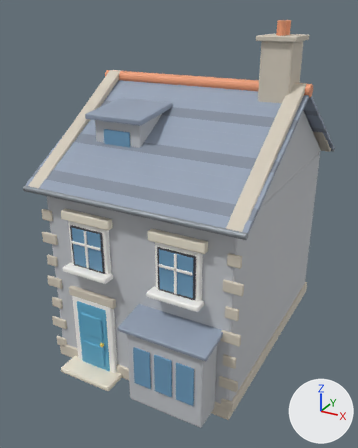
Before and after pictures for a commit that changed the FBX model unity/Assets/Resources/Bayview/cottage_c.fbx.
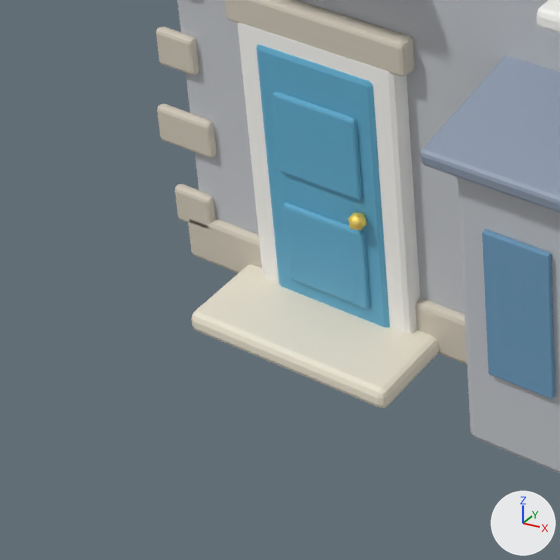
Each version appears first whole from a 50 mm lens placed at (6.24, -12.5, 9.6), pointed at (-0.28, -0.64, 3.67), and next in a close-up on the part from 4% to 43% of the width and 65% to 96% of the height. The axes (+X, +Y, +Z) are drawn at lower right. The lights are the same throughout. The older version's two pictures come first. Objects named as collision shapes, trigger or cutter boxes, shadow casters or lower levels of detail are left out. Where no turn or scale is listed for an object, it has been applied to the vertices.

The first close-up shows 'Visual'.
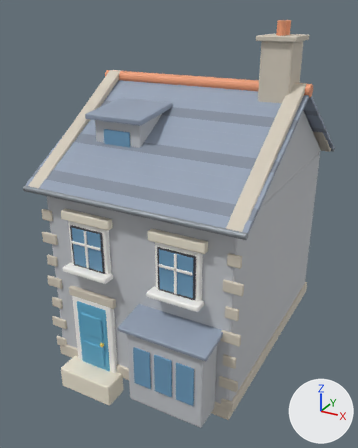
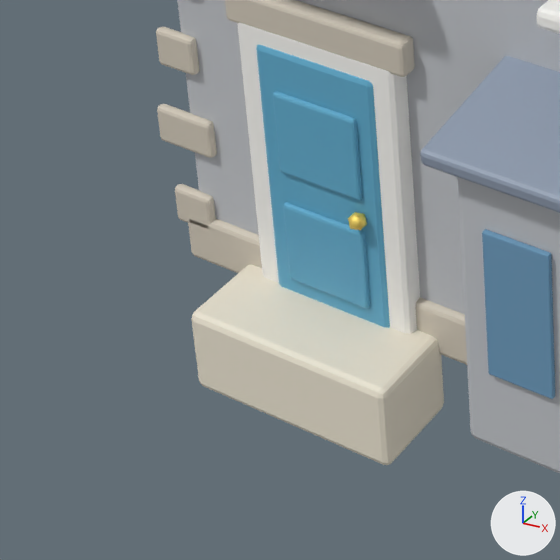
The change, as JSON lines over the scene's bpy script:
```json
{"block": "me_cube", "where": "# used by ob_visual; location = (0.0, 0.0, 2.65)"}
{"block": "me_cube", "where": "# verts and faces of me_cube; kept vertices keep their numbers, new ones are numbered from 5700"}
{"block": "me_cube", "where": "# before: 3472 (-2.15, -4.15, -2.65), 3473 (-2.15, -4.2, -2.6) at pixel (194, 328), 3474 (-2.2, -4.15, -2.6), 3475 (-2.15, -4.19, -2.64) at pixel (196, 330), 3476 (-2.18, -4.18, -2.63) at pixel (193, 328)"}
{"block": "me_cube", "where": "# before: 3477 (-2.19, -4.19, -2.6) at pixel (192, 325), 3478 (-2.19, -4.15, -2.64), 3486 (-2.15, -3.55, -2.65), 3487 (-2.2, -3.55, -2.6), 3488 (-2.15, -3.5, -2.6)"}
{"block": "me_cube", "where": "# before: 3489 (-2.19, -3.55, -2.64), 3490 (-2.18, -3.52, -2.63), 3491 (-2.19, -3.51, -2.6), 3492 (-2.15, -3.51, -2.64), 3500 (-0.55, -4.15, -2.65)"}
{"block": "me_cube", "where": "# before: 3501 (-0.5, -4.15, -2.6) at pixel (388, 403), 3502 (-0.55, -4.2, -2.6) at pixel (378, 405), 3503 (-0.51, -4.15, -2.64) at pixel (387, 406), 3504 (-0.52, -4.18, -2.63) at pixel (383, 408), 3505 (-0.51, -4.19, -2.6) at pixel (383, 405)"}
{"block": "me_cube", "where": "# before: 3506 (-0.55, -4.19, -2.64) at pixel (379, 407), 3514 (-0.55, -3.55, -2.65), 3515 (-0.55, -3.5, -2.6), 3516 (-0.5, -3.55, -2.6), 3517 (-0.55, -3.51, -2.64)"}
{"block": "me_cube", "where": "# before: 3518 (-0.52, -3.52, -2.63), 3519 (-0.51, -3.51, -2.6), 3520 (-0.51, -3.55, -2.64) at pixel (438, 353)"}
{"op": "remove", "block": "me_cube", "code": "me_cube.from_pydata(...)  # 5700 vertices, 5482 faces; spans x -3.08..3.08, y -4.45..4.2, z -2.69..6.64"}
{"op": "add", "block": "me_cube", "code": "me_cube.from_pydata(...)  # 5644 vertices, 5428 faces; spans x -3.08..3.08, y -4.45..3.91, z -3.15..6.64"}
{"block": "me_cube", "change": "me_cube part 1"}
{"op": "add", "block": "me_cube", "code": "for i in [*range(3472, 3479), *range(3486, 3493), *range(3500, 3507), *range(3514, 3521)]: verts[i] += (0.0, 0.0, -0.5)"}
{"block": "me_cube", "change": "other edits to the shape of me_cube do not show in these pictures"}
```

Location of each change, [x1, y1, x2, y2] in pixels of the close-ups (560 x 560 px; the box of a moved part takes in the faces that stretch with it):
```json
{"part": 1, "of": "me_cube", "change": "moved or reshaped", "before": [192, 320, 439, 408], "after": [192, 320, 444, 465]}
```
